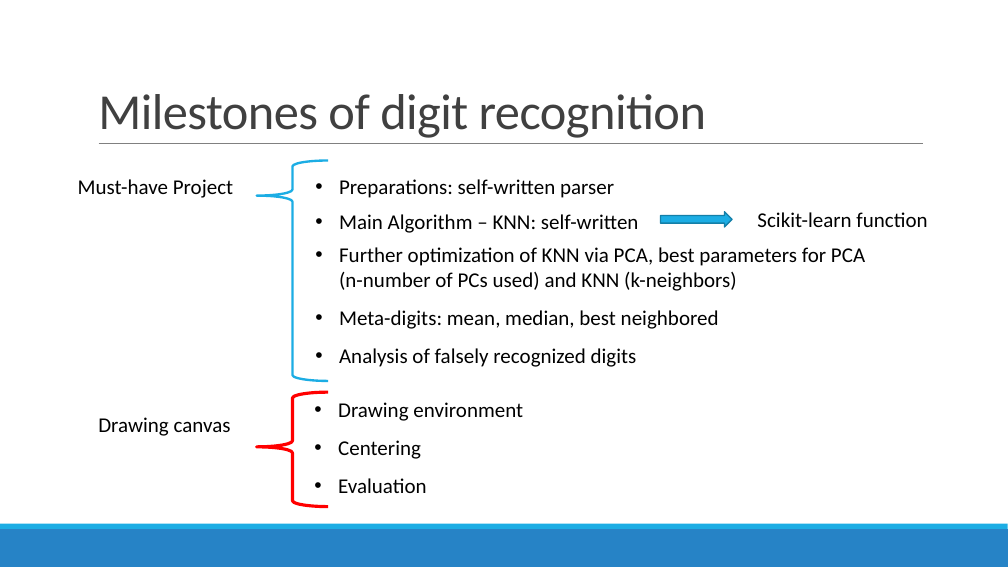
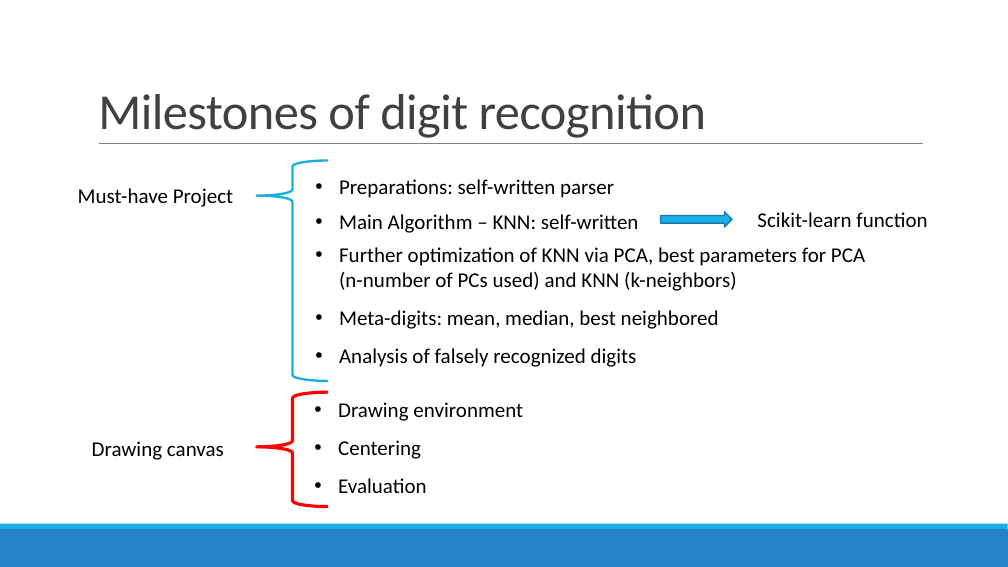
Before and after one commit to datascience-mobi/project-03-group-01, a slide deck: slide 2 of presentation_digit_recog2.pptx. Drawn at 1008x567 pixels with LibreOffice and Linux fonts; fonts in the diff are those of the drawing. Boxes give left, top, right and bottom in pixels: in the first picture for what was removed or moved away, otherwise in the second. Text is boxed around its words. In the diff, an @@ line names an element or a change of style, - is before the commit and + after.

Commit message:
WE. ARE. READYYYYYYYYYy

```diff
--- a/presentation_digit_recog2.pptx
+++ b/presentation_digit_recog2.pptx
@@ text "Must-have Project": place and size @@
-text "Must-have Project" at [78, 179, 233, 198]
+text "Must-have Project" at [78, 188, 233, 207]
@@ text "Drawing canvas": place and size @@
-text "Drawing canvas" at [98, 417, 231, 436]
+text "Drawing canvas" at [92, 441, 224, 460]
```
